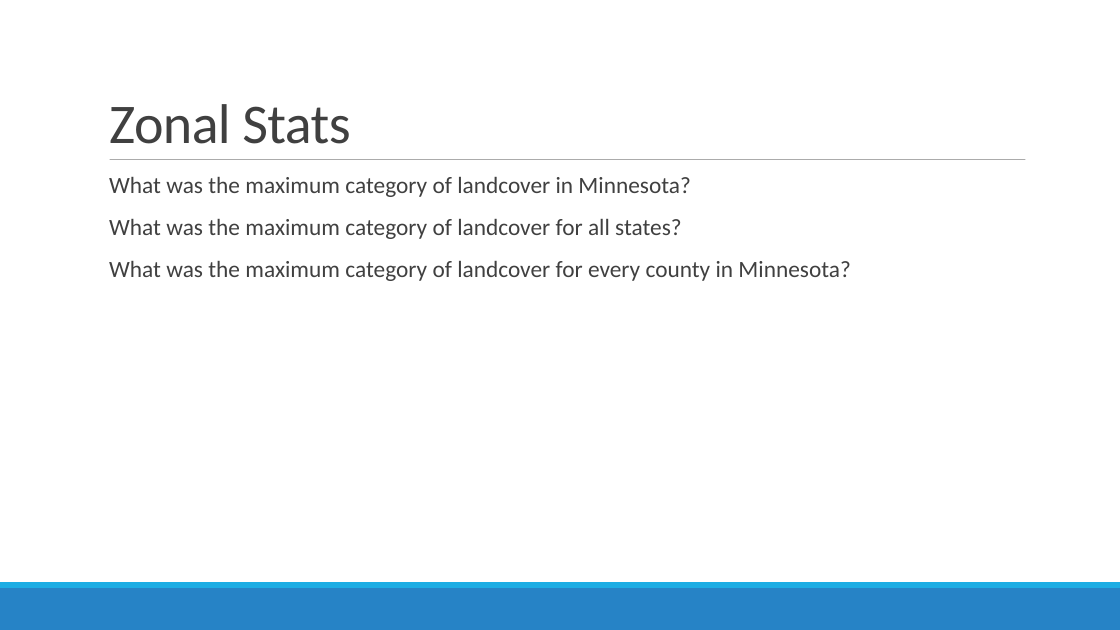
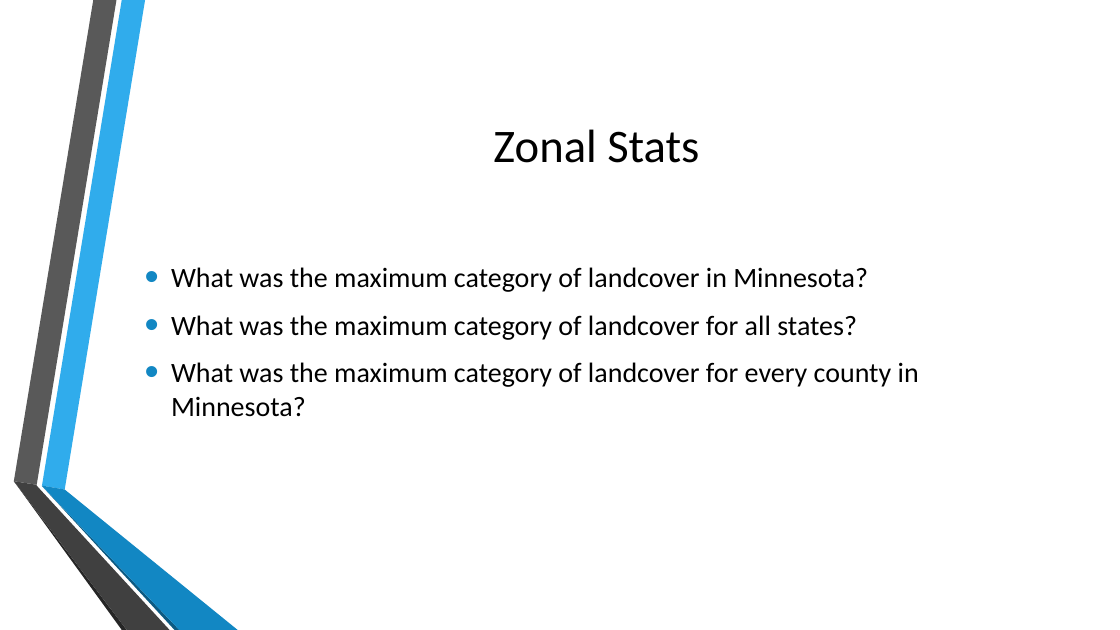
Before and after one commit to MGIS-UMN/GIS5577_week8, a slide deck: slide 13 of Raster_analysis.odp. Drawn at 1120x630 pixels with LibreOffice and Linux fonts; fonts in the diff are those of the drawing; background and template pictures are left out. Boxes give left, top, right and bottom in pixels: in the first picture for what was removed or moved away, otherwise in the second. Text is boxed around its words. In the diff, an @@ line names an element or a change of style, - is before the commit and + after.

```diff
--- a/Raster_analysis.odp
+++ b/Raster_analysis.odp
@@ title "Zonal Stats": place and size @@
-title "Zonal Stats" at box(109, 104, 350, 144)
+title "Zonal Stats" at box(493, 129, 699, 163)
@@ title "Zonal Stats" at box(493, 129, 699, 163): size 48 to 40 pt, text colour #404040 to #000000, letter spacing -0.5 to 0 pt; alignment left to centre; line spacing 0.85 to 1; vertical alignment bottom to middle @@
@@ line removed from (110, 160) to (1026, 160) @@
@@ text "What was the maximum category ...": place and size @@
-text "What was the maximum category ..." at box(109, 177, 850, 281)
+text "What was the maximum category ..." at box(171, 267, 919, 417)
@@ text "What was the maximum category ..." at box(171, 267, 919, 417): size 20 to 24 pt, text colour #404040 to #000000; bullet   to •; line spacing 0.9 to 1; less space between paragraphs; bullet colour #1CADE4 to #1287C3; vertical alignment top to middle @@
@@ group added at box(13, 0, 238, 630): 6 freeform shapes @@
@@ freeform shape removed at box(0, 588, 1120, 630) @@
@@ freeform shape removed at box(0, 582, 1120, 588) @@
```
Also in this commit, not shown: 22 other slides changed, 1 other file.
